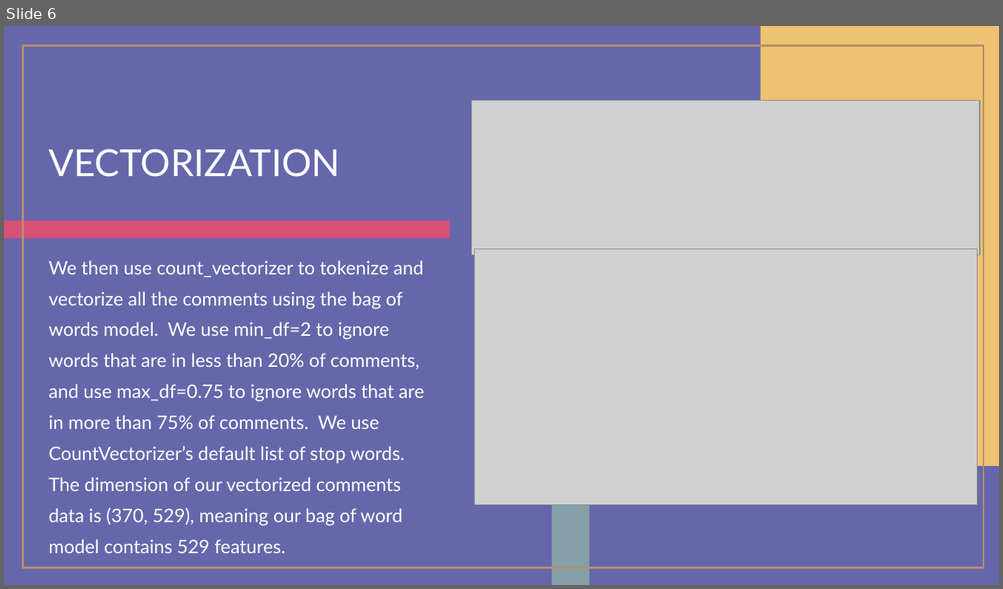
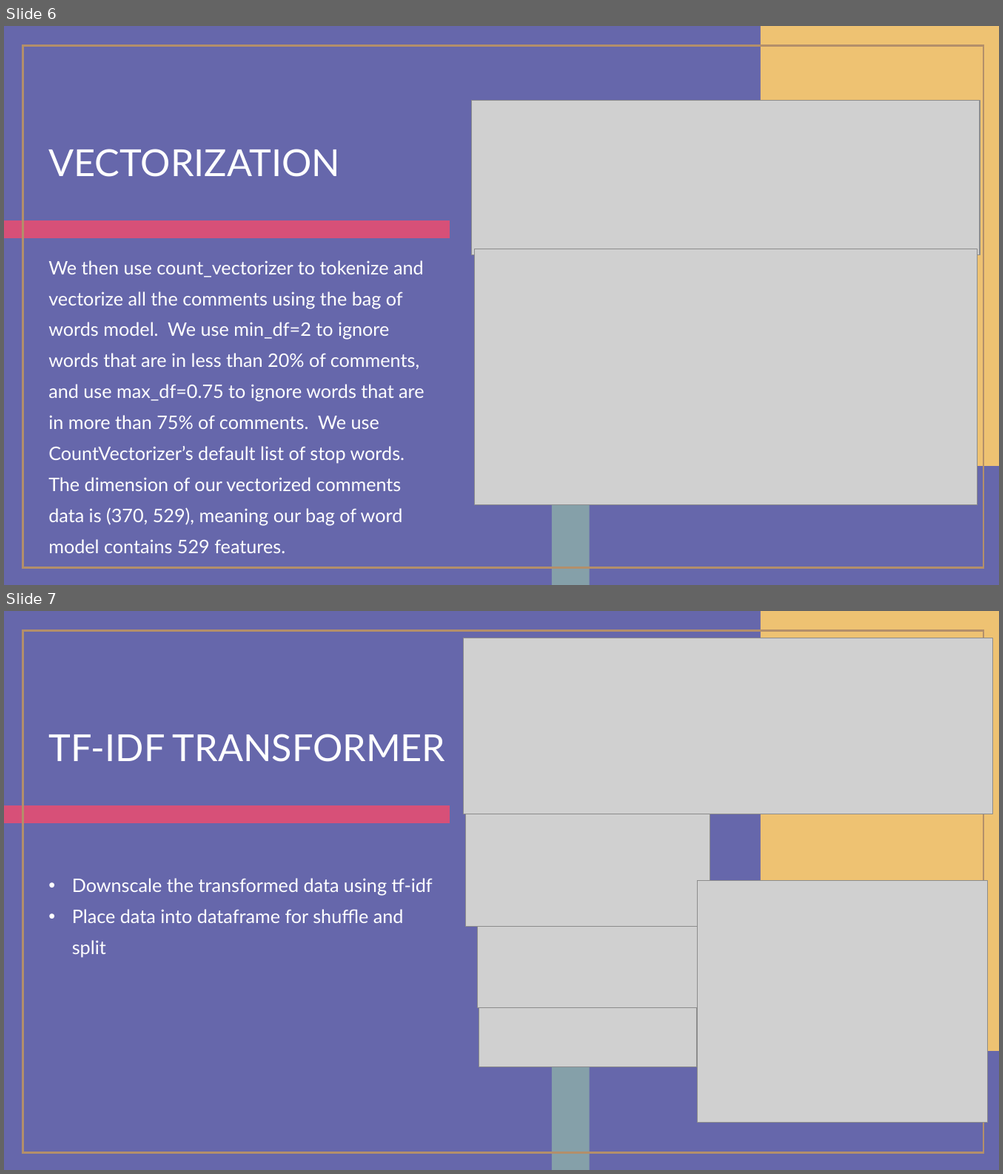
Before and after one commit to esokumamon/NLP, a slide deck: NLP.pptx. Shown one above the other, each under a label of ours: slide 6 before the commit, slides 6 and 7 after it. The pictures are 1003x589 and 1003x1174 pixels, drawn with LibreOffice and Linux fonts; fonts in the diff are those of the drawing; grey boxes stand for pictures. Boxes give left, top, right and bottom in pixels: in the first picture for what was removed or moved away, otherwise in the second. Text is boxed around its words. In the diff, an @@ line names an element or a change of style, - is before the commit and + after.

```diff
--- a/NLP.pptx
+++ b/NLP.pptx
@@ slide 7 added at (4, 611, 999, 1170), background #6667AB; not listed: 4 template elements that a slide beside it also shows @@
@@ picture added at (463, 638, 992, 813) @@
@@ title added at (48, 734, 446, 762), 36 pt, text #FFFFFF @@
+TF-IDF TRANSFORMER
@@ picture added at (466, 814, 710, 926) @@
@@ text added at (72, 878, 432, 958), 18 pt, text #FFFFFF @@
+• Downscale the transformed data using tf-idf
+• Place data into dataframe for shuffle and split
@@ picture added at (697, 881, 987, 1123) @@
@@ picture added at (477, 926, 698, 1008) @@
@@ picture added at (479, 1008, 697, 1067) @@
```
Also in this commit, not shown: 3 other slides added, 2 other files.
